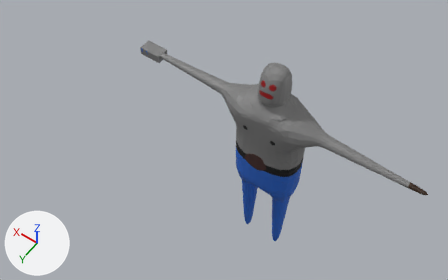
A saved change to the Blender file resources/blender/blocky_trashbot.blend.
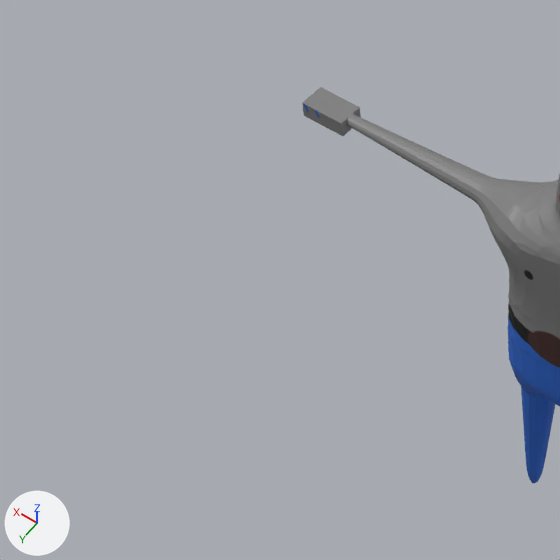
There are two pictures of each version: one whole from a camera (50 mm lens) standing at (-1.19, 2.18, 4.39) and looking at (0.24, 0.17, 1.24), one close up on the part from 0% to 58% of the width and 0% to 93% of the height. Lighting does not change. The marker at lower left points along +X, +Y and +Z. The first two pictures are the older version. The close-ups show mesh edges as thin lines.

The older version as bpy lines, for what is in view:
```python
me_cube_002 = bpy.data.meshes.new('Cube.002')
me_cube_002.from_pydata(...)  # 3161 vertices, 6198 faces; spans x -1.02..1.02, y -0.14..0.15, z 0.04..1.89
me_cube_002.materials.append(mat_material)  # picture img_trashbot_diff_png
ob_cube = bpy.data.objects.new('Cube', me_cube_002)
ob_cube.location = (0.0, 0.0, 0.0)
```
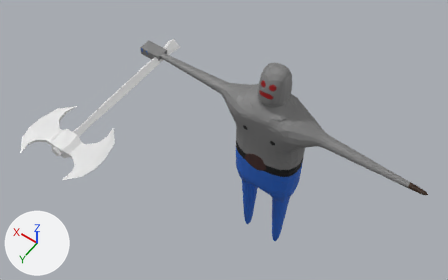
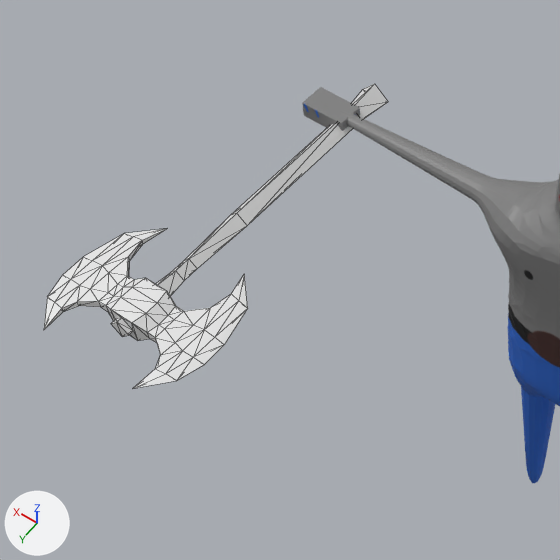
Edits to the scene script, one JSON object a line:
```json
{"op": "add", "block": "mat_low_poly_image_texture_001", "code": ["mat_low_poly_image_texture_001 = principled_material('Low_Poly_Image_Texture.001')", "mat_low_poly_image_texture_001.base_color = (0.8, 0.8, 0.8)  # white #e7e7e7"]}
{"op": "add", "block": "me_cube_038", "code": ["me_cube_038 = bpy.data.meshes.new('Cube.038')", "me_cube_038.from_pydata(...)  # 140 vertices, 276 faces; spans x -0.05..0.05, y -0.264..0.272, z -0.15..1.097", "me_cube_038.materials.append(mat_low_poly_image_texture_001)  # its picture is missing"]}
{"op": "add", "block": "ob_double_axe", "code": ["ob_double_axe = bpy.data.objects.new('Double Axe', me_cube_038)", "ob_double_axe.location = (0.886, 0.0, 1.472)", "ob_double_axe.rotation_euler = (-1.571, 1.571, 0.0)  # degrees (-90, 90, 0)"]}
```

Location of each change, (x1, y1, x2, y2) in pixels of the close-ups (560 x 560 px):
```json
{"object": "Double Axe", "change": "added", "after": [44, 84, 388, 389]}
```
